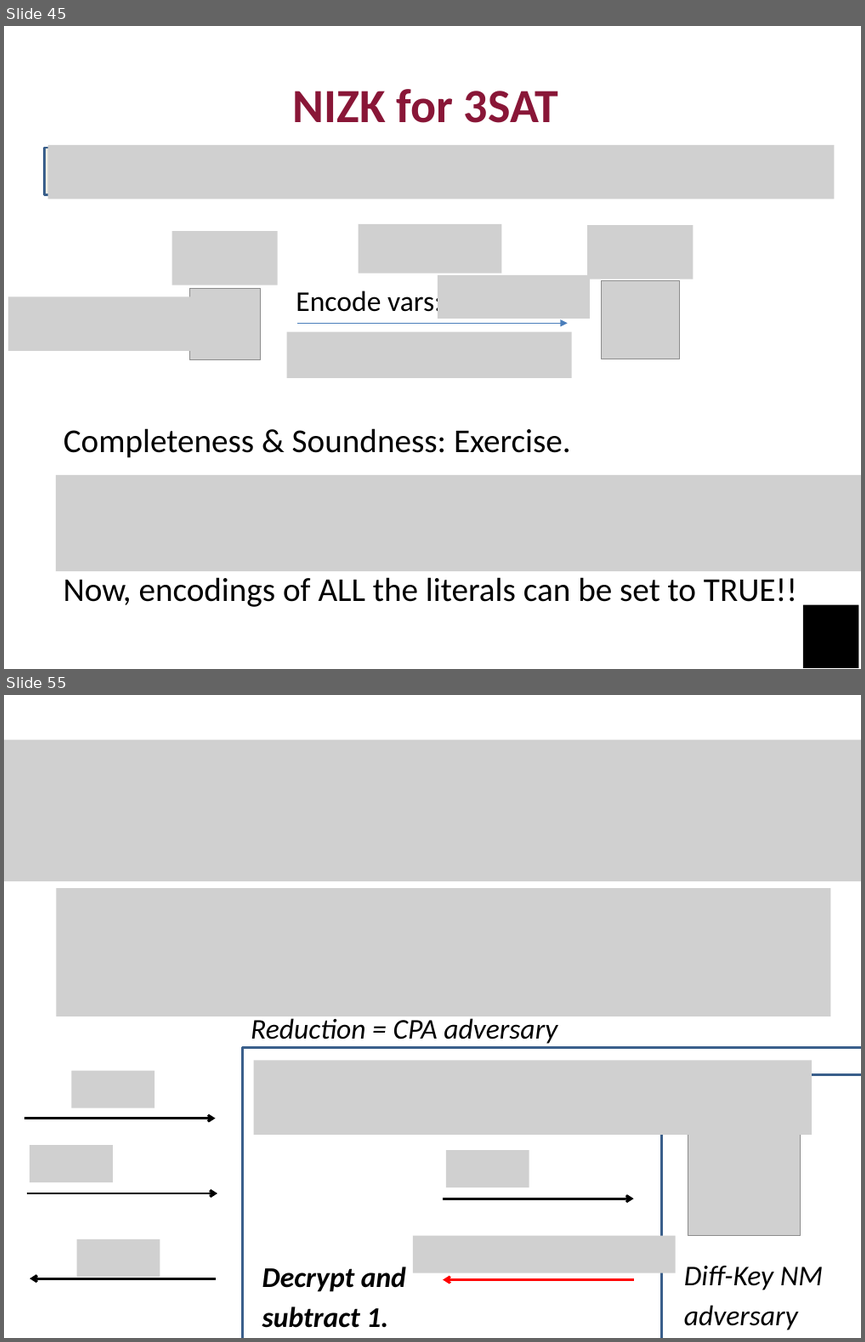
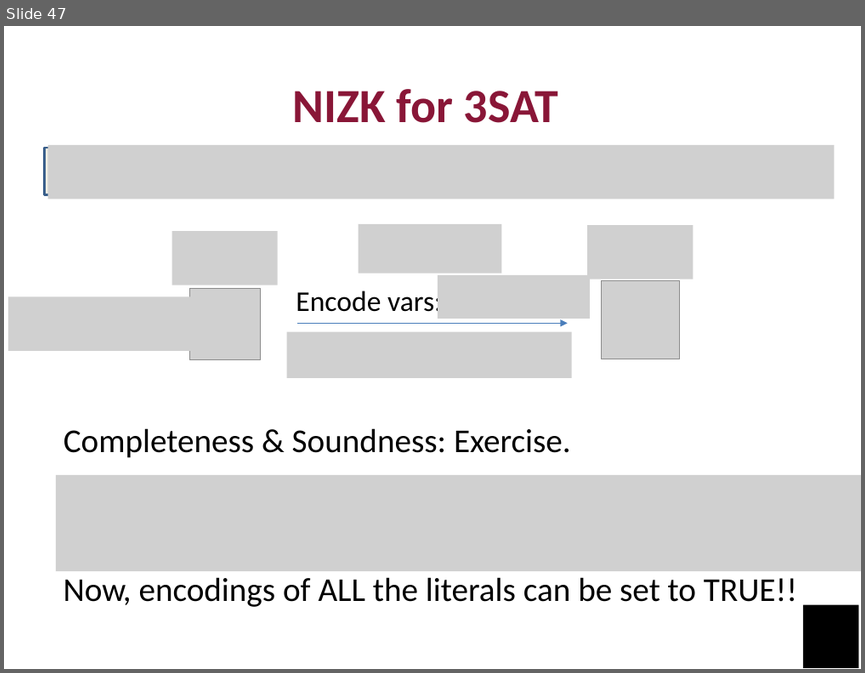
Before and after one commit to mit6875/mit6875.github.io, a slide deck: FA23SLIDES/lec16.pptx. Shown one above the other, each under a label of ours: slides 45 and 55 before the commit, slide 47 after it; the slides between them are not shown. The pictures are 865x1342 and 865x673 pixels, drawn with LibreOffice and Linux fonts; fonts in the diff are those of the drawing; grey boxes stand for pictures. Boxes give left, top, right and bottom in pixels: in the first picture for what was removed or moved away, otherwise in the second. Text is boxed around its words. In the diff, an @@ line names an element or a change of style, - is before the commit and + after.

```diff
--- a/FA23SLIDES/lec16.pptx
+++ b/FA23SLIDES/lec16.pptx
@@ slide 55 removed at bbox=[4, 695, 861, 1338], background #FFFFFF @@
@@ picture removed at bbox=[4, 739, 861, 881] @@
@@ picture removed at bbox=[56, 888, 831, 1016] @@
@@ text removed at bbox=[250, 1015, 557, 1043] @@
-Reduction = CPA adversary
@@ rectangle removed at bbox=[242, 1047, 861, 1338] @@
@@ picture removed at bbox=[72, 1071, 154, 1108] @@
@@ picture removed at bbox=[253, 1060, 812, 1134] @@
@@ rectangle removed at bbox=[662, 1075, 861, 1338] @@
@@ arrow removed from (24, 1118) to (216, 1118) @@
@@ picture removed at bbox=[688, 1124, 800, 1236] @@
@@ picture removed at bbox=[30, 1145, 113, 1183] @@
@@ picture removed at bbox=[446, 1150, 529, 1188] @@
@@ arrow removed from (26, 1193) to (217, 1193) @@
@@ arrow removed from (443, 1198) to (634, 1198) @@
@@ picture removed at bbox=[77, 1239, 160, 1276] @@
@@ picture removed at bbox=[413, 1235, 675, 1272] @@
@@ arrow removed from (216, 1278) to (30, 1278) @@
@@ text removed at bbox=[262, 1266, 406, 1327] @@
-Decrypt and
-subtract 1.
@@ arrow removed from (634, 1279) to (443, 1279) @@
@@ text removed at bbox=[684, 1265, 823, 1330] @@
-Diff-Key NM
-adversary
@@ what was slide 45 is now slide 47 @@
```
Also in this commit, not shown: 8 slides changed, 5 slides added, 21 other slides removed, 3 other files.
